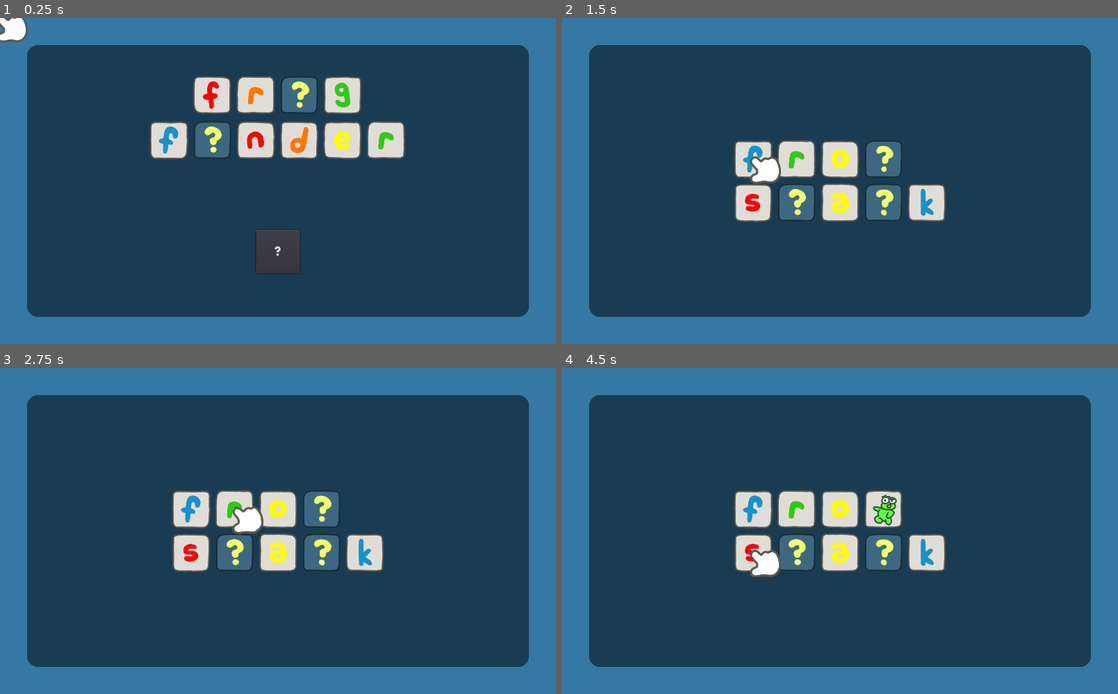
Above: before the commit, frames 1-4 (two rows, left to right).
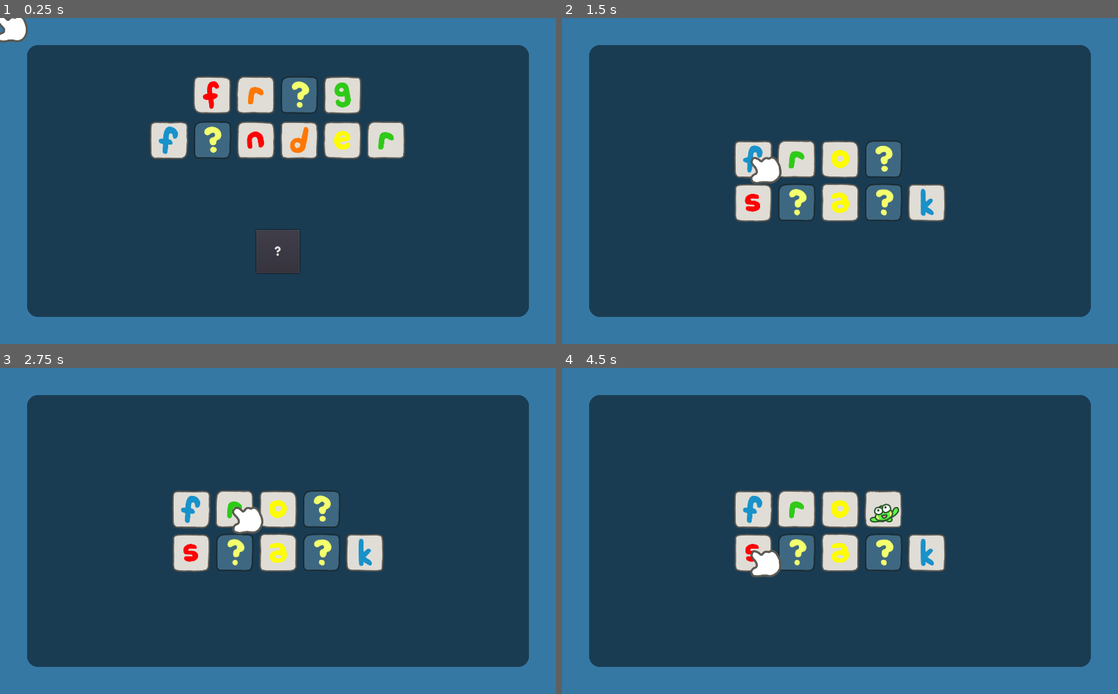
Above: after the commit, the same moments.

Repository: Poobslag/frog-finder
Game: Godot game, scene res://src/main/MainMenu.tscn
Same seed, same stepped clock (60 frames per second), same inputs: the game is played once before the commit and once after it.
Inputs (mouse positions are in pixels of both pictures, inside the frame that each line leads up to):
- Up to frame 1 (0.25 s): no input
- Up to frame 2 (1.5 s): click "?" at 0.5 s; tap Enter at 1.25 s; move the mouse to (751, 158) at 1.27 s; tap F at 1.35 s; click (751, 158) at 1.42 s
- Up to frame 3 (2.75 s): move the mouse to (233, 508) at 2.02 s; tap F at 2.1 s; click (233, 508) at 2.17 s
- Up to frame 4 (4.5 s): move the mouse to (840, 508) at 2.77 s; tap F at 2.85, 3.6, 4.35 s; click (840, 508) at 2.92 s; move the mouse to (884, 508) at 3.52 s; click (884, 508) at 3.67 s; move the mouse to (751, 553) at 4.27 s; click (751, 553) at 4.42 s

The runs differ from the first frame. In frame 1, less than 0.1% of the frame differs, in the area x 28-64%, y 19-42%; in frame 2, 0.1%; in frame 3, 0.2%; in frame 4, 0.5%, in the area x 32-67%, y 37-65%.

Commit message:
Added intermission panel. Game ends at ten frogs.
Animation tweaks. Flipped card animations always start on a full frame,
instead of being interrupted mid-frame.

Diff:
--- a/project/project.godot
+++ b/project/project.godot
@@ -14,20 +14,44 @@
 "language": "GDScript",
 "path": "res://src/main/card-control.gd"
 }, {
+"base": "Panel",
+"class": "GameOverPanel",
+"language": "GDScript",
+"path": "res://src/main/game-over-panel.gd"
+}, {
 "base": "Node",
 "class": "GameState",
 "language": "GDScript",
 "path": "res://src/main/game-state.gd"
 }, {
+"base": "Panel",
+"class": "GameplayPanel",
+"language": "GDScript",
+"path": "res://src/main/gameplay-panel.gd"
+}, {
+"base": "Panel",
+"class": "IntermissionPanel",
+"language": "GDScript",
+"path": "res://src/main/intermission-panel.gd"
+}, {
 "base": "Control",
 "class": "LevelCards",
 "language": "GDScript",
 "path": "res://src/main/level-cards.gd"
+}, {
+"base": "Panel",
+"class": "MainMenuPanel",
+"language": "GDScript",
+"path": "res://src/main/main-menu-panel.gd"
 } ]
 _global_script_class_icons={
 "CardControl": "",
+"GameOverPanel": "",
 "GameState": "",
-"LevelCards": ""
+"GameplayPanel": "",
+"IntermissionPanel": "",
+"LevelCards": "",
+"MainMenuPanel": ""
 }
 
 [application]
--- /dev/null
+++ b/project/src/demo/IntermissionPanelDemo.tscn
@@ -0,0 +1,9 @@
+[gd_scene load_steps=3 format=2]
+
+[ext_resource path="res://src/main/IntermissionPanel.tscn" type="PackedScene" id=1]
+[ext_resource path="res://src/demo/intermission-panel-demo.gd" type="Script" id=2]
+
+[node name="Node" type="Node"]
+script = ExtResource( 2 )
+
+[node name="IntermissionPanel" parent="." instance=ExtResource( 1 )]
--- /dev/null
+++ b/project/src/demo/intermission-panel-demo.gd
@@ -0,0 +1,30 @@
+extends Node
+
+onready var _intermission_panel := $IntermissionPanel
+
+func _ready() -> void:
+	_intermission_panel.show_intermission_panel()
+
+
+func _input(event: InputEvent) -> void:
+	match key_scancode(event):
+		KEY_F:
+			var card: CardControl = $IntermissionPanel/IntermissionCards.create_card()
+			card.card_front_type = CardControl.CardType.FROG
+
+			# must add as a child so its sprites/frames will be initialized
+			add_child(card)
+			card.queue_free()
+
+			card.show_front()
+			_intermission_panel.add_level_result(card)
+
+
+"""
+Returns the scancode for a keypress event, or -1 if the event is not a keypress event.
+"""
+static func key_scancode(event: InputEvent) -> int:
+	var scancode := -1
+	if event is InputEventKey and event.is_pressed() and not event.is_echo():
+		scancode = event.scancode
+	return scancode
--- a/project/src/main/CardControl.tscn
+++ b/project/src/main/CardControl.tscn
@@ -3,7 +3,7 @@
 [ext_resource path="res://src/main/CardSprite.tscn" type="PackedScene" id=2]
 [ext_resource path="res://src/main/card-control.gd" type="Script" id=3]
 
-[node name="CardControl1" type="Control"]
+[node name="CardControl" type="Control"]
 margin_right = 80.0
 margin_bottom = 80.0
 rect_min_size = Vector2( 80, 80 )
@@ -27,6 +27,11 @@
 [node name="FrogFoundTimer" type="Timer" parent="."]
 one_shot = true
 
+[node name="CheerTimer" type="Timer" parent="."]
+wait_time = 0.5
+one_shot = true
+
+[connection signal="timeout" from="CheerTimer" to="." method="_on_CheerTimer_timeout"]
 [connection signal="timeout" from="FrogFoundTimer" to="." method="_on_FrogFoundTimer_timeout"]
 [connection signal="timeout" from="SharkFoundTimer" to="." method="_on_SharkFoundTimer_timeout"]
 [connection signal="timeout" from="StopDanceTimer" to="." method="_on_StopDanceTimer_timeout"]
--- /dev/null
+++ b/project/src/main/IntermissionPanel.tscn
@@ -0,0 +1,44 @@
+[gd_scene load_steps=5 format=2]
+
+[ext_resource path="res://src/main/intermission-panel.gd" type="Script" id=1]
+[ext_resource path="res://src/main/level-cards.gd" type="Script" id=2]
+[ext_resource path="res://src/main/game-state.gd" type="Script" id=3]
+
+[sub_resource type="StyleBoxFlat" id=1]
+bg_color = Color( 0, 0, 0, 0.501961 )
+corner_radius_top_left = 20
+corner_radius_top_right = 20
+corner_radius_bottom_right = 20
+corner_radius_bottom_left = 20
+
+[node name="IntermissionPanel" type="Panel"]
+anchor_right = 1.0
+anchor_bottom = 1.0
+margin_left = 50.0
+margin_top = 50.0
+margin_right = -50.0
+margin_bottom = -50.0
+custom_styles/panel = SubResource( 1 )
+script = ExtResource( 1 )
+__meta__ = {
+"_edit_use_anchors_": false
+}
+
+[node name="IntermissionState" type="Node" parent="."]
+script = ExtResource( 3 )
+can_interact = false
+
+[node name="FlipTimer" type="Timer" parent="IntermissionState"]
+wait_time = 0.1
+one_shot = true
+
+[node name="IntermissionCards" type="Control" parent="."]
+anchor_left = 0.5
+anchor_top = 0.5
+anchor_right = 0.5
+anchor_bottom = 0.5
+script = ExtResource( 2 )
+__meta__ = {
+"_edit_use_anchors_": false
+}
+game_state_path = NodePath("../IntermissionState")
--- a/project/src/main/MainMenu.tscn
+++ b/project/src/main/MainMenu.tscn
@@ -14,6 +14,7 @@
 [ext_resource path="res://assets/main/music/half-a-frog.ogg" type="AudioStream" id=12]
 [ext_resource path="res://src/main/level-cards.gd" type="Script" id=13]
 [ext_resource path="res://src/main/level-rules.gd" type="Script" id=14]
+[ext_resource path="res://src/main/IntermissionPanel.tscn" type="PackedScene" id=15]
 [ext_resource path="res://src/main/menu-state.gd" type="Script" id=16]
 [ext_resource path="res://assets/main/hand-sheet.png" type="Texture" id=17]
 [ext_resource path="res://assets/main/finger-sheet.png" type="Texture" id=18]
@@ -55,6 +56,7 @@
 script = ExtResource( 16 )
 _main_menu_panel_path = NodePath("../MainMenuPanel")
 _gameplay_panel_path = NodePath("../GameplayPanel")
+_intermission_panel_path = NodePath("../IntermissionPanel")
 _game_over_panel_path = NodePath("../GameOverPanel")
 
 [node name="MainMenuPanel" type="Panel" parent="Content"]
@@ -195,6 +197,7 @@
 one_shot = true
 
 [node name="GameplayPanel" type="Panel" parent="Content"]
+visible = false
 anchor_right = 1.0
 anchor_bottom = 1.0
 margin_left = 50.0
@@ -227,7 +230,10 @@
 __meta__ = {
 "_edit_use_anchors_": false
 }
-game_state_path = NodePath("../../MainMenuPanel/TitleGameState")
+game_state_path = NodePath("../GameState")
+
+[node name="IntermissionPanel" parent="Content" instance=ExtResource( 15 )]
+visible = false
 
 [node name="GameOverPanel" type="Panel" parent="Content"]
 visible = false
@@ -327,8 +333,8 @@
 
 [connection signal="start_button_pressed" from="Content/GameOverPanel" to="Content/MenuState" method="_on_GameOverPanel_start_button_pressed"]
 [connection signal="pressed" from="Content/GameOverPanel/StartButton" to="Content/GameOverPanel" method="_on_StartButton_pressed"]
-[connection signal="player_lost" from="Content/GameplayPanel" to="Content/MenuState" method="_on_GameplayPanel_player_lost"]
-[connection signal="player_won" from="Content/GameplayPanel" to="Content/MenuState" method="_on_GameplayPanel_player_won"]
+[connection signal="frog_found" from="Content/GameplayPanel" to="Content/MenuState" method="_on_GameplayPanel_frog_found"]
+[connection signal="shark_found" from="Content/GameplayPanel" to="Content/MenuState" method="_on_GameplayPanel_shark_found"]
 [connection signal="frog_found" from="Content/GameplayPanel/LevelCards" to="Content/GameplayPanel" method="_on_LevelCards_frog_found"]
 [connection signal="shark_found" from="Content/GameplayPanel/LevelCards" to="Content/GameplayPanel" method="_on_LevelCards_shark_found"]
 [connection signal="start_button_pressed" from="Content/MainMenuPanel" to="Content/MenuState" method="_on_MainMenuPanel_start_button_pressed"]
--- a/project/src/main/card-control.gd
+++ b/project/src/main/card-control.gd
@@ -154,10 +154,33 @@
 
 
 func show_front() -> void:
+	if $CardFront.visible:
+		# already shown
+		return
+
 	# can't reference _card_back and _card_front fields. show_front() sometimes precedes _ready()
 	$CardBack.visible = false
 	$CardFront.visible = true
 
+	# reset the wiggle so the characters don't have one very abbreviated dance frame
+	$CardFront.reset_wiggle()
+
+
+func copy_from(other_card: CardControl) -> void:
+	card_back_type = other_card.card_back_type
+	card_back_details = other_card.card_back_details
+	card_front_type = other_card.card_front_type
+	card_front_details = other_card.card_front_details
+	_refresh_card_textures()
+
+	_card_front_sprite.frame = other_card._card_front_sprite.frame
+	_card_front_sprite.wiggle_frames = other_card._card_front_sprite.wiggle_frames
+	_card_front_sprite.visible = other_card._card_front_sprite.visible
+
+	_card_back_sprite.frame = other_card._card_back_sprite.frame
+	_card_back_sprite.wiggle_frames = other_card._card_back_sprite.wiggle_frames
+	_card_back_sprite.visible = other_card._card_back_sprite.visible
+
 
 func _flip_card() -> void:
 	if _card_front_sprite.visible:
@@ -176,14 +199,26 @@
 
 	_game_state.flip_timer.start()
 	_game_state.flip_timer.connect("timeout", self, "_on_FlipTimer_timeout")
+
+
+func cheer() -> void:
+	if card_front_type != CardType.FROG:
+		return
+
+	var frog_index := int(_card_front_sprite.wiggle_frames[0] / 4)
+	_card_front_sprite.wiggle_frames = [frog_index * 4 + 2, frog_index * 4 + 3]
+	var wiggle_index: int = _card_front_sprite.frame % _card_front_sprite.wiggle_frames.size()
+	_card_front_sprite.frame = _card_front_sprite.wiggle_frames[wiggle_index]
+
+	# reset the wiggle so the characters don't have one very abbreviated dance frame
+	_card_front_sprite.reset_wiggle()
+	$StopDanceTimer.start(4.0)
 
 
 func _on_FlipTimer_timeout() -> void:
 	_game_state.flip_timer.disconnect("timeout", self, "_on_FlipTimer_timeout")
 	match card_front_type:
 		CardType.FROG:
-			var frog_index := int(_card_front_sprite.wiggle_frames[0] / 4)
-			_card_front_sprite.wiggle_frames = [frog_index * 4 + 2, frog_index * 4 + 3]
 			if practice:
 				# this frog doesn't count; maybe it was on the main menu
 				pass
@@ -191,8 +226,8 @@
 				_game_state.can_interact = false
 
 			emit_signal("before_frog_found")
+			$CheerTimer.start()
 			$FrogFoundTimer.start(2.0)
-			$StopDanceTimer.start(4.0)
 		CardType.SHARK:
 			if practice:
 				# this shark doesn't count; maybe it was on the main menu
@@ -217,3 +252,7 @@
 
 func _on_SharkFoundTimer_timeout() -> void:
 	emit_signal("shark_found")
+
+
+func _on_CheerTimer_timeout() -> void:
+	cheer()
--- a/project/src/main/card-sprite.gd
+++ b/project/src/main/card-sprite.gd
@@ -4,3 +4,7 @@
 
 func set_wiggle_frames(new_wiggle_frames: Array) -> void:
 	wiggle_frames = new_wiggle_frames
+
+
+func reset_wiggle() -> void:
+	$WiggleTimer.reset_wiggle()
--- a/project/src/main/game-over-panel.gd
+++ b/project/src/main/game-over-panel.gd
@@ -1,3 +1,4 @@
+class_name GameOverPanel
 extends Panel
 
 signal start_button_pressed
--- a/project/src/main/game-state.gd
+++ b/project/src/main/game-state.gd
@@ -1,8 +1,8 @@
 class_name GameState
 extends Node
 
+export (bool) var can_interact: bool = true
 onready var flip_timer := $FlipTimer
-var can_interact: bool = true
 
 func reset() -> void:
 	can_interact = true
--- a/project/src/main/gameplay-panel.gd
+++ b/project/src/main/gameplay-panel.gd
@@ -1,34 +1,45 @@
+class_name GameplayPanel
 extends Panel
 
-signal player_lost
-signal player_won
+signal shark_found(card)
+signal frog_found(card)
+
+const START_DIFFICULTY := 1
 
 onready var _game_state := $GameState
 onready var _level_cards := $LevelCards
 onready var _level_rules := $LevelRules
 
-var player_difficulty := 1
+var player_difficulty := START_DIFFICULTY
 var player_streak := 0
 
 func show_puzzle() -> void:
 	visible = true
 
-	_game_state.reset()
-
-	_level_rules.difficulty = player_difficulty
-	_level_cards.reset()
+	reset()
 	_level_rules.add_cards()
 
 
-func _on_LevelCards_frog_found() -> void:
+func reset() -> void:
+	_game_state.reset()
+	_level_rules.difficulty = player_difficulty
+	_level_cards.reset()
+
+
+func restart() -> void:
+	player_difficulty = START_DIFFICULTY
+	player_streak = 0
+
+
+func _on_LevelCards_frog_found(card: CardControl) -> void:
 	player_difficulty = int(clamp(player_difficulty + 1, 0, 8))
 	if player_streak >= 1:
 		player_difficulty = int(clamp(player_difficulty + 1, 0, 8))
 	player_streak += 1
-	emit_signal("player_won")
+	emit_signal("frog_found", card)
 
 
-func _on_LevelCards_shark_found() -> void:
+func _on_LevelCards_shark_found(card: CardControl) -> void:
 	player_difficulty = int(clamp(player_difficulty - 2, 0, 8))
 	player_streak = 0
-	emit_signal("player_lost")
+	emit_signal("shark_found", card)
--- /dev/null
+++ b/project/src/main/intermission-panel.gd
@@ -0,0 +1,45 @@
+class_name IntermissionPanel
+extends Panel
+
+onready var _intermission_cards: LevelCards = $IntermissionCards
+
+var card_positions := [
+	Vector2(0, 3), Vector2(1, 3), Vector2(2, 3), Vector2(3, 3),
+	Vector2(2.5, 2), Vector2(1.5, 2), Vector2(0.5, 2),
+	Vector2(1, 1), Vector2(2, 1),
+	Vector2(1.5, 0),
+]
+
+var cards: Array = []
+var next_card_index := 0
+
+func _ready() -> void:
+	for i in range(0, card_positions.size()):
+		var card := _intermission_cards.create_card()
+		_intermission_cards.add_card(card, card_positions[i])
+		cards.append(card)
+
+
+func is_full() -> bool:
+	return next_card_index >= cards.size()
+
+
+func restart() -> void:
+	next_card_index = 0
+	for card_obj in cards:
+		var card: CardControl = card_obj
+		card.reset()
+
+
+func add_level_result(found_card: CardControl) -> void:
+	if is_full():
+		return
+
+	var next_card: CardControl = cards[next_card_index]
+	next_card.copy_from(found_card)
+	next_card.cheer()
+	next_card_index += 1
+
+
+func show_intermission_panel() -> void:
+	visible = true
--- a/project/src/main/level-cards.gd
+++ b/project/src/main/level-cards.gd
@@ -1,8 +1,8 @@
 class_name LevelCards
 extends Control
 
-signal frog_found
-signal shark_found
+signal frog_found(card)
+signal shark_found(card)
 
 const CELL_SIZE := Vector2(80, 80)
 
@@ -16,8 +16,8 @@
 
 func create_card() -> CardControl:
 	var card := CardControlScene.instance() as CardControl
-	card.connect("frog_found", self, "_on_frog_found")
-	card.connect("shark_found", self, "_on_shark_found")
+	card.connect("frog_found", self, "_on_frog_found", [card])
+	card.connect("shark_found", self, "_on_shark_found", [card])
 	return card
 
 
@@ -46,11 +46,12 @@
 	cards_by_cell_pos.clear()
 	for child in get_children():
 		child.queue_free()
+		remove_child(child)
 
 
-func _on_frog_found() -> void:
-	emit_signal("frog_found")
+func _on_frog_found(card: CardControl) -> void:
+	emit_signal("frog_found", card)
 
 
-func _on_shark_found() -> void:
-	emit_signal("shark_found")
+func _on_shark_found(card: CardControl) -> void:
+	emit_signal("shark_found", card)
--- a/project/src/main/main-menu-panel.gd
+++ b/project/src/main/main-menu-panel.gd
@@ -1,3 +1,4 @@
+class_name MainMenuPanel
 extends Panel
 
 signal start_button_pressed
--- a/project/src/main/menu-state.gd
+++ b/project/src/main/menu-state.gd
@@ -2,11 +2,13 @@
 
 export (NodePath) var _main_menu_panel_path: NodePath
 export (NodePath) var _gameplay_panel_path: NodePath
+export (NodePath) var _intermission_panel_path: NodePath
 export (NodePath) var _game_over_panel_path: NodePath
 
-onready var _main_menu_panel: Panel = get_node(_main_menu_panel_path)
-onready var _gameplay_panel: Panel = get_node(_gameplay_panel_path)
-onready var _game_over_panel: Panel = get_node(_game_over_panel_path)
+onready var _main_menu_panel: MainMenuPanel = get_node(_main_menu_panel_path)
+onready var _gameplay_panel: GameplayPanel = get_node(_gameplay_panel_path)
+onready var _intermission_panel: IntermissionPanel = get_node(_intermission_panel_path)
+onready var _game_over_panel: GameOverPanel = get_node(_game_over_panel_path)
 
 func _ready() -> void:
 	randomize()
@@ -21,21 +23,37 @@
 	_main_menu_panel.visible = false
 	_gameplay_panel.visible = false
 	_game_over_panel.visible = false
+	_intermission_panel.visible = false
+
+
+func _show_intermission_panel(card: CardControl) -> void:
+	_hide_panels()
+	_intermission_panel.add_level_result(card)
+	_intermission_panel.show_intermission_panel()
+	if _intermission_panel.is_full():
+		# we win
+		yield(get_tree().create_timer(5.0), "timeout")
+		_hide_panels()
+		_game_over_panel.show_player_won()
+	else:
+		yield(get_tree().create_timer(3.0), "timeout")
+		_hide_panels()
+		_gameplay_panel.show_puzzle()
 
 
 func _on_MainMenuPanel_start_button_pressed() -> void:
 	_hide_panels()
+	_intermission_panel.restart()
+	_gameplay_panel.restart()
 	_gameplay_panel.show_puzzle()
 
 
-func _on_GameplayPanel_player_lost() -> void:
-	_hide_panels()
-	_game_over_panel.show_player_lost()
+func _on_GameplayPanel_shark_found(card: CardControl) -> void:
+	_show_intermission_panel(card)
 
 
-func _on_GameplayPanel_player_won() -> void:
-	_hide_panels()
-	_game_over_panel.show_player_won()
+func _on_GameplayPanel_frog_found(card: CardControl) -> void:
+	_show_intermission_panel(card)
 
 
 func _on_GameOverPanel_start_button_pressed() -> void:
--- a/project/src/main/wiggle-timer.gd
+++ b/project/src/main/wiggle-timer.gd
@@ -3,18 +3,25 @@
 const MIN_WIGGLE_TIME := 0.35
 const MAX_WIGGLE_TIME := 0.45
 
-var _wiggle_index := 0
-
 onready var _sprite := get_parent()
 
 func _ready() -> void:
-	start(rand_range(0, MAX_WIGGLE_TIME))
+	reset_wiggle()
+
+
+func reset_wiggle() -> void:
+	if not is_inside_tree():
+		# avoid 'Timer was not added to the SceneTree' warnings
+		return
+
+	start(rand_range(MIN_WIGGLE_TIME, MAX_WIGGLE_TIME))
 
 
 func _on_timeout() -> void:
 	if not "wiggle_frames" in _sprite or not _sprite.wiggle_frames:
 		return
 
-	_wiggle_index = (_wiggle_index + 1) % _sprite.wiggle_frames.size()
-	_sprite.frame = _sprite.wiggle_frames[_wiggle_index]
+	# find the index of the next 'wiggle frame'; default to '0' if the current frame isn't a wiggle frame
+	var wiggle_index :int = (_sprite.wiggle_frames.find(_sprite.frame) + 1) % _sprite.wiggle_frames.size()
+	_sprite.frame = _sprite.wiggle_frames[wiggle_index]
 	wait_time = rand_range(MIN_WIGGLE_TIME, MAX_WIGGLE_TIME)
Not shown: 1 places in project/src/main/MainMenu.tscn that only renumber resources
